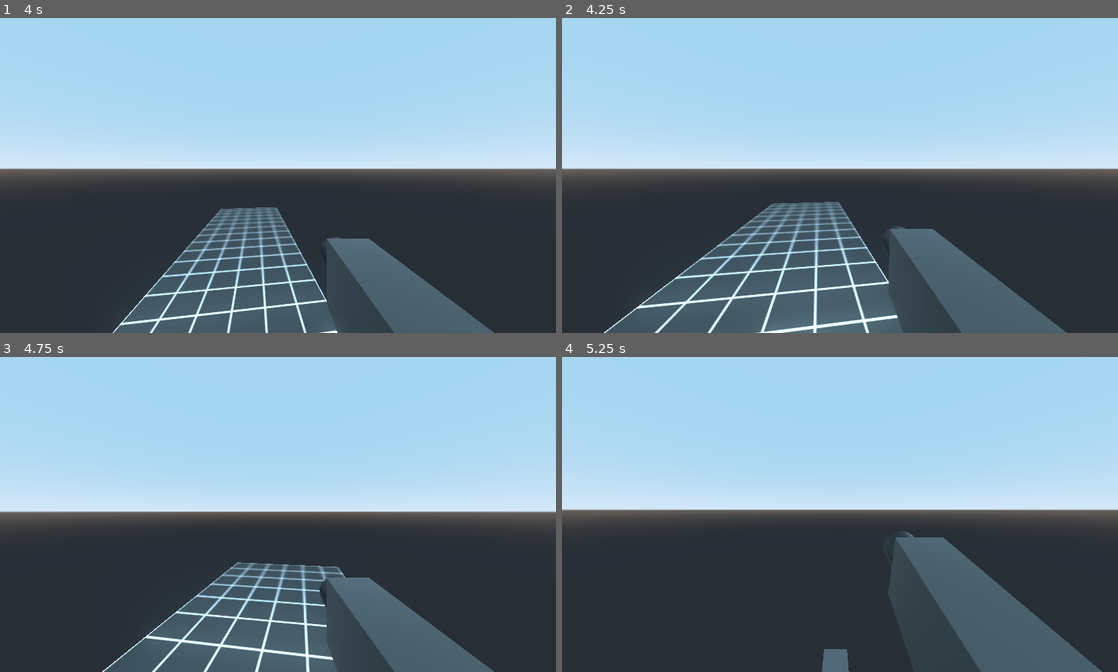
Above: before the commit, frames 1-4 (two rows, left to right).
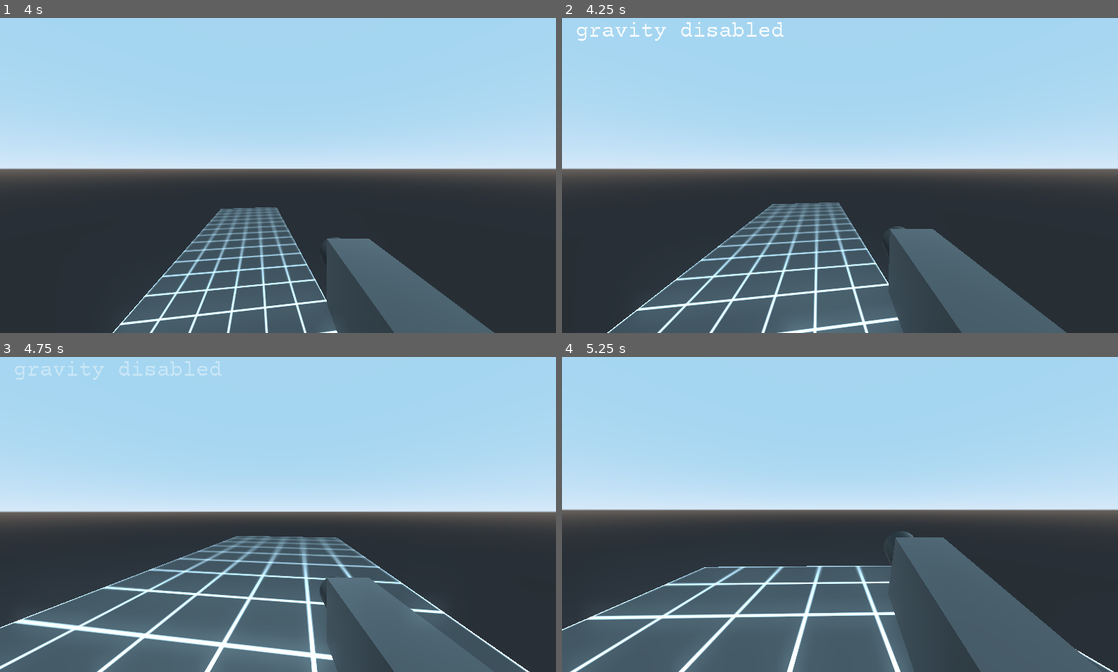
Above: after the commit, the same moments.

Repository: boost-bug/UniversesFPS
Game: Godot game, scene res://Main.tscn
Same seed, same stepped clock (60 frames per second), same inputs: the game is played once before the commit and once after it.
Inputs (mouse positions are in pixels of both pictures, inside the frame that each line leads up to):
- Up to frame 1 (4 s): move the mouse to (305, 169) at 0.52 s; press the mouse at (305, 169) at 0.53 s; hold W (movement_forward) from 0.53 s (still down); tap Space (movement_jump) at 0.77, 1.52, 3.02, 3.77 s; move the mouse to (250, 172) at 1.27 s; release the mouse at (250, 172) at 1.28 s; click (250, 172) at 1.35 s; move the mouse to (289, 166) at 2.02 s; press the mouse at (289, 166) at 2.03 s; move the mouse to (272, 175) at 2.77 s; release the mouse at (272, 175) at 2.78 s; click (272, 175) at 2.85 s; move the mouse to (316, 175) at 3.52 s; press the mouse at (316, 175) at 3.53 s
- Up to frame 2 (4.25 s): keep holding W (movement_forward); tap F (cheat_fly, bound only after the commit) at 4.15 s
- Up to frame 3 (4.75 s): keep holding W (movement_forward); move the mouse to (233, 505) at 4.27 s; release the mouse at (233, 505) at 4.28 s; click (233, 505) at 4.35 s; tap Space (movement_jump) at 4.52 s
- Up to frame 4 (5.25 s): keep holding W (movement_forward); move the mouse to (845, 508) at 5.02 s; press the mouse at (845, 508) at 5.03 s

Frame 1 is identical in both runs. In frame 2, 4.1% of the frame differs, in the area x 2-69%, y 1-100%; in frame 3, 15%; in frame 4, 17%, in the area x 0-100%, y 66-100%.

Commit message:
added fly cheat

Diff:
--- a/Player.tscn
+++ b/Player.tscn
@@ -1,9 +1,10 @@
-[gd_scene load_steps=10 format=2]
+[gd_scene load_steps=12 format=2]
 
 [ext_resource path="res://scripts/Player.gd" type="Script" id=1]
 [ext_resource path="res://scripts/playerKillbox.gd" type="Script" id=2]
 [ext_resource path="res://assets/gun1.glb" type="PackedScene" id=3]
 [ext_resource path="res://assets/gunFlash2.tscn" type="PackedScene" id=4]
+[ext_resource path="res://assets/fonts/Mechanical-g5Y5.otf" type="DynamicFontData" id=5]
 
 [sub_resource type="CapsuleShape" id=5]
 height = 2.0
@@ -139,6 +140,10 @@
 "values": [ Color( 0.976471, 0.745098, 0.2, 1 ), Color( 0.976471, 0.505882, 0.2, 1 ) ]
 }
 
+[sub_resource type="DynamicFont" id=9]
+size = 40
+font_data = ExtResource( 5 )
+
 [sub_resource type="BoxShape" id=6]
 
 [node name="Player" type="KinematicBody"]
@@ -161,7 +166,7 @@
 far = 900.0
 
 [node name="gun1" parent="Rotation_Helper/Camera" instance=ExtResource( 3 )]
-transform = Transform( -4, 0, -6.03983e-07, 0, 4, 0, 6.03983e-07, 0, -4, 0.427232, -0.61587, -0.179962 )
+transform = Transform( -4, 0, 3.49691e-07, 0, 4, 0, -3.49691e-07, 0, -4, 0.427232, -0.61587, -0.179962 )
 
 [node name="AnimationPlayer" type="AnimationPlayer" parent="Rotation_Helper/Camera/gun1"]
 anims/RESET = SubResource( 8 )
@@ -169,6 +174,16 @@
 
 [node name="GunFlash" parent="Rotation_Helper/Camera/gun1" instance=ExtResource( 4 )]
 visible = false
+
+[node name="Label" type="Label" parent="Rotation_Helper/Camera"]
+margin_left = 25.0
+margin_top = 24.0
+margin_right = 247.0
+margin_bottom = 141.0
+custom_fonts/font = SubResource( 9 )
+__meta__ = {
+"_edit_use_anchors_": false
+}
 
 [node name="gun1" parent="Rotation_Helper" instance=ExtResource( 3 )]
 transform = Transform( 4, 0, 0, 0, 4, 0, 0, 0, 4, -1.26058, 0.384403, 0.178144 )
--- a/project.godot
+++ b/project.godot
@@ -50,6 +50,11 @@
 "events": [ Object(InputEventMouseButton,"resource_local_to_scene":false,"resource_name":"","device":0,"alt":false,"shi …(212 unchanged characters)…
  ]
 }
+cheat_fly={
+"deadzone": 0.5,
+"events": [ Object(InputEventKey,"resource_local_to_scene":false,"resource_name":"","device":0,"alt":false,"shift":false,"control":false,"meta":false,"command":false,"pressed":false,"scancode":70,"physical_scancode":0,"unicode":0,"echo":false,"script":null)
+ ]
+}
 
 [physics]
 
--- a/scripts/Player.gd
+++ b/scripts/Player.gd
@@ -1,6 +1,6 @@
 extends KinematicBody
 
-const GRAVITY = -24.8
+var GRAVITY = -24.8
 var vel = Vector3()
 var MAX_SPEED = 20
 var JUMP_SPEED = 18
@@ -105,3 +105,17 @@
 		var camera_rot = rotation_helper.rotation_degrees
 		camera_rot.x = clamp(camera_rot.x, -70, 70)
 		rotation_helper.rotation_degrees = camera_rot
+	if Input.is_action_just_pressed("cheat_fly"):
+		if (GRAVITY):
+			print('gravity diabled')
+			GRAVITY = 0
+			cheatText('gravity disabled')
+		else:
+			print('gravity enabled')
+			GRAVITY = -24.8
+			cheatText('gravity enabled')
+func cheatText(text):
+	var label = $Rotation_Helper/Camera/Label
+	label.text = text
+	$Tween.interpolate_property(label, 'modulate', Color(1, 1, 1, 1), Color(1, 1, 1, 0), 1)
+	$Tween.start()
Binary file added: assets/fonts/Mechanical-g5Y5.otf
Not shown, changed: FightWorldv1.exe
Not shown, added: mechanical-font.zip
